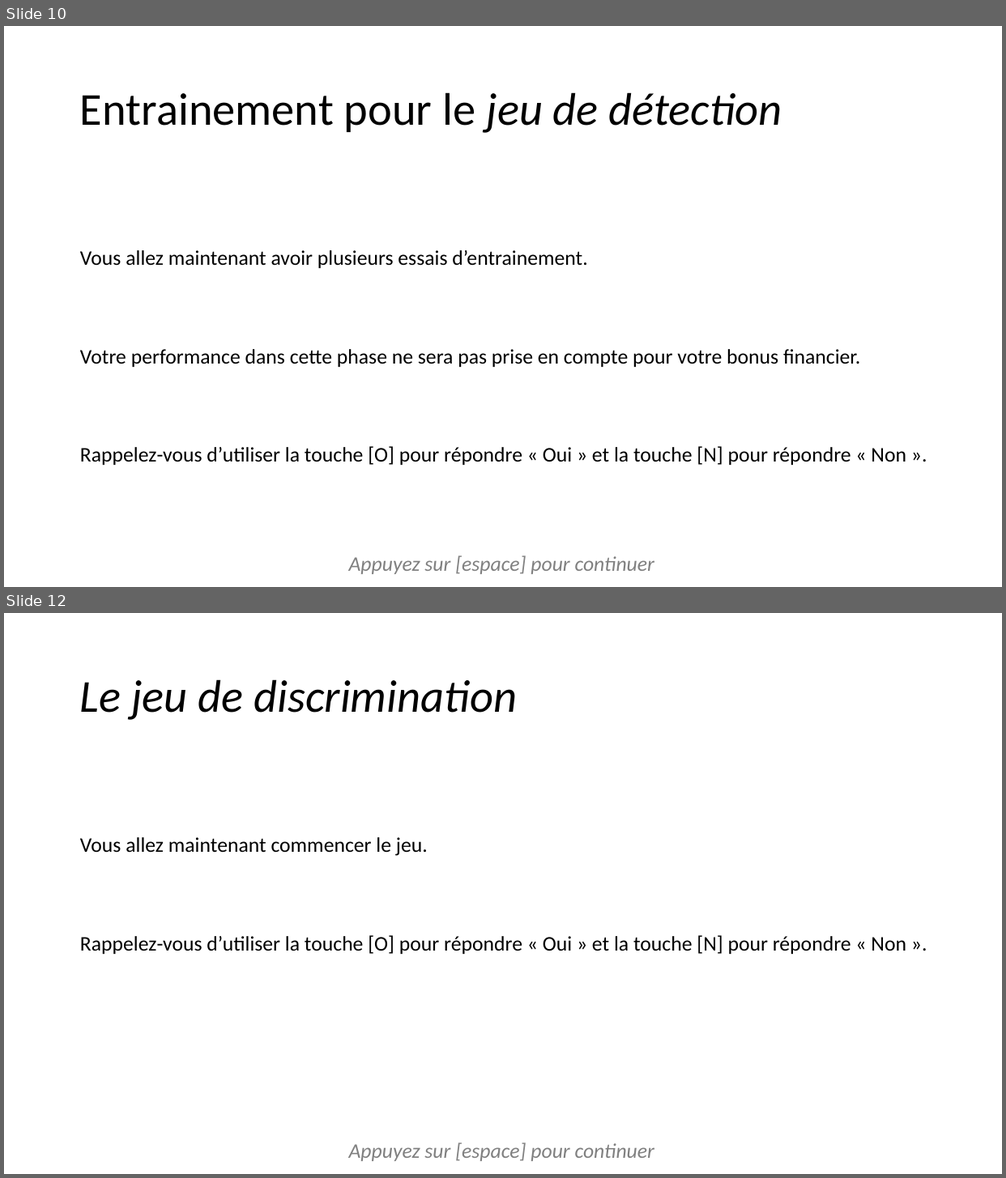
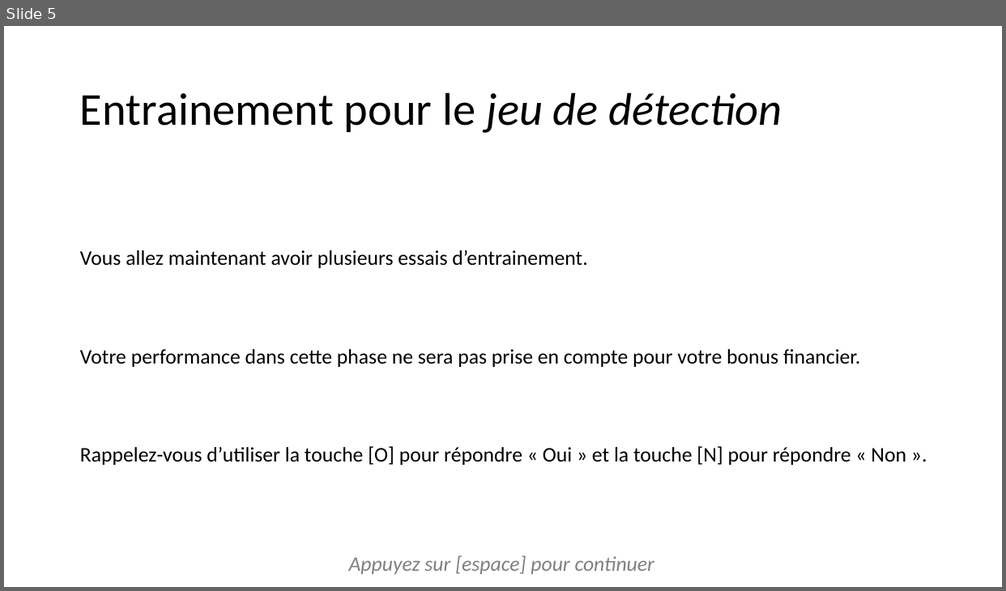
Before and after one commit to MBB-team/Online_Testing, a slide deck: Emotion_Regulation_JS/instructions/instructionsDiapo.pptx. Shown one above the other, each under a label of ours: slides 10 and 12 before the commit, slide 5 after it; the slides between them are not shown. The pictures are 1006x1178 and 1006x591 pixels, drawn with LibreOffice and Linux fonts; fonts in the diff are those of the drawing. Boxes give left, top, right and bottom in pixels: in the first picture for what was removed or moved away, otherwise in the second. Text is boxed around its words. In the diff, an @@ line names an element or a change of style, - is before the commit and + after.

```diff
--- a/Emotion_Regulation_JS/instructions/instructionsDiapo.pptx
+++ b/Emotion_Regulation_JS/instructions/instructionsDiapo.pptx
@@ slide 12 removed at bbox=[4, 613, 1002, 1174], background #FFFFFF @@
@@ title removed at bbox=[80, 679, 517, 720] @@
-Le jeu de discrimination
@@ text removed at bbox=[80, 837, 906, 954] @@
-Vous allez maintenant commencer le jeu.
-Rappelez-vous d’utiliser la touche [O] pour répondre « Oui » et la touche [N] pour répondre « Non ».
@@ text removed at bbox=[349, 1143, 654, 1161] @@
-Appuyez sur [espace] pour continuer
@@ what was slide 10 is now slide 5 @@
```
Also in this commit, not shown: 2 slides changed.
